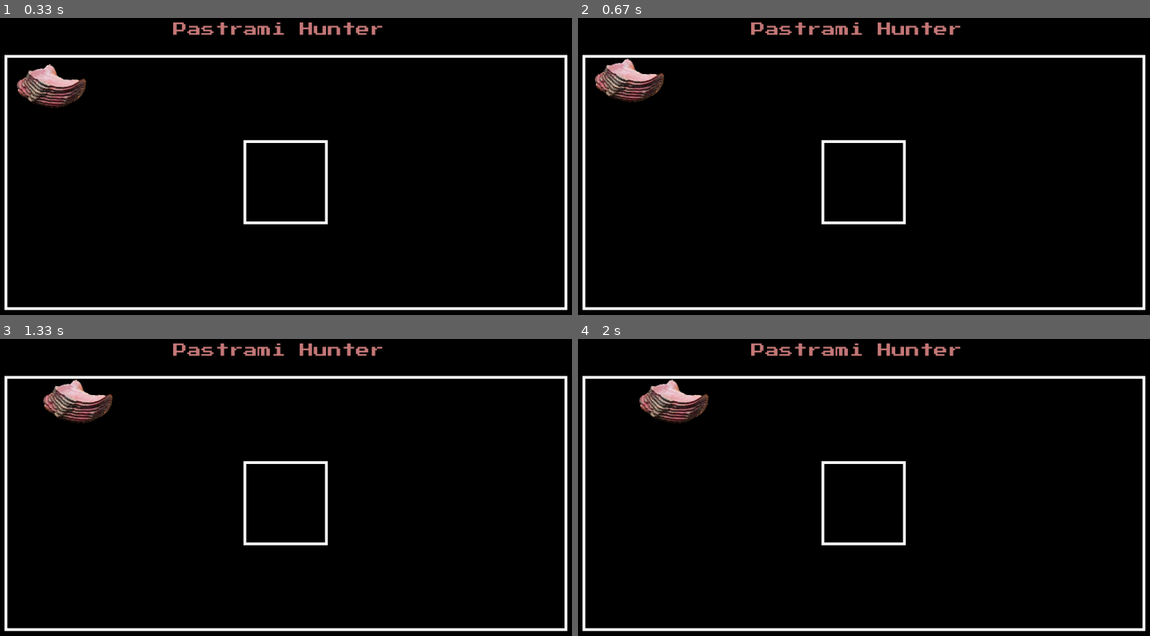
Above: before the commit, frames 1-4 (two rows, left to right).
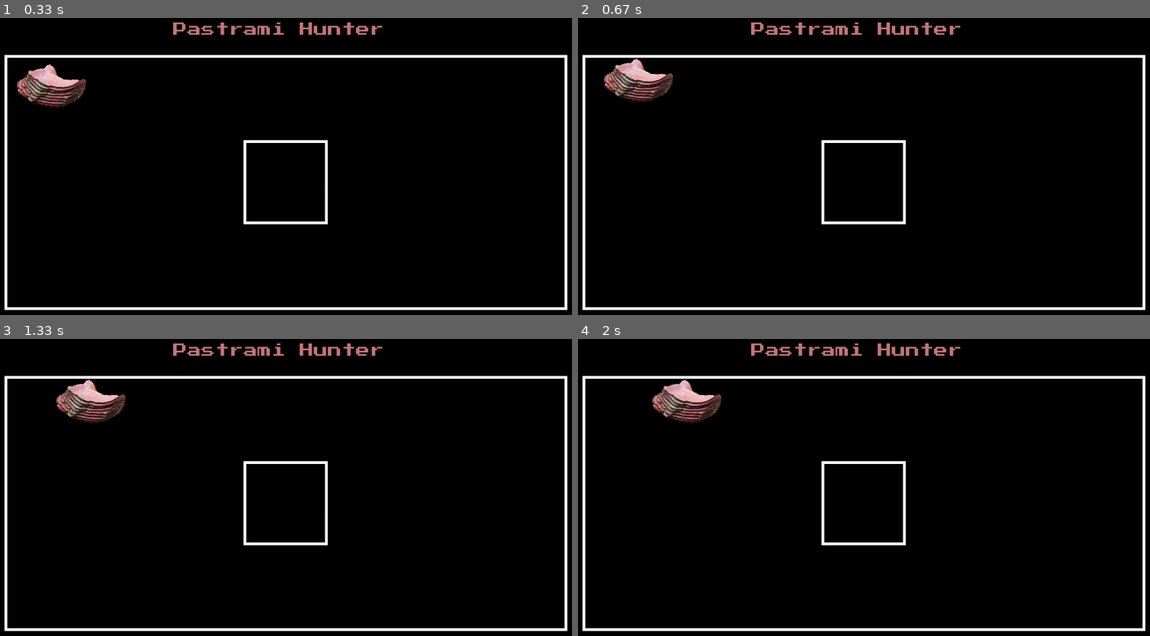
Above: after the commit, the same moments.

Repository: ajknh/PastramiHunter
Game: pygame game, started from main.py
The game is run twice, just before and just after one commit, with the same random seed, the same clock (stepped at 60 frames per second) and the same inputs.
Inputs:
- Up to frame 1 (0.33 s): no input
- Up to frame 2 (0.67 s): hold W from 0.33 s (still down); hold Right from 0.33 s (still down)
- Up to frame 3 (1.33 s): release W at 0.8 s; release Right at 0.8 s; hold Right 0.83-1.3 s
- Up to frame 4 (2 s): hold Right from 1.67 s (still down)

Frame 1 is identical in both runs. In frame 2, 1.1% of the frame differs, in the area x 2-17%, y 13-29%; in frame 3, 1.3%; in frame 4, 1.3%, in the area x 10-26%, y 13-29%.

Commit message:
Update main.py

Diff:
--- a/main.py
+++ b/main.py
@@ -69,19 +69,19 @@
             playerX = 100
         screen.blit(playerImg, (playerX, playerY))
         time.sleep(0.01)
-    elif pkeys[pygame.K_UP] or pkeys[pygame.K_w]:
+    if pkeys[pygame.K_UP] or pkeys[pygame.K_w]:
         playerY -= 1
         if touching_wall():
             playerY = 100
         screen.blit(playerImg, (playerX, playerY))
         time.sleep(0.01)
-    elif pkeys[pygame.K_DOWN] or pkeys[pygame.K_s]:
+    if pkeys[pygame.K_DOWN] or pkeys[pygame.K_s]:
         playerY += 1
         if touching_wall():
             playerY = 550 - playerImgY
         screen.blit(playerImg, (playerX, playerY))
         time.sleep(0.01)
-    elif pkeys[pygame.K_RIGHT] or pkeys[pygame.K_d]:
+    if pkeys[pygame.K_RIGHT] or pkeys[pygame.K_d]:
         playerX += 1
         if touching_wall():
             playerX = 1100 - playerImgX
